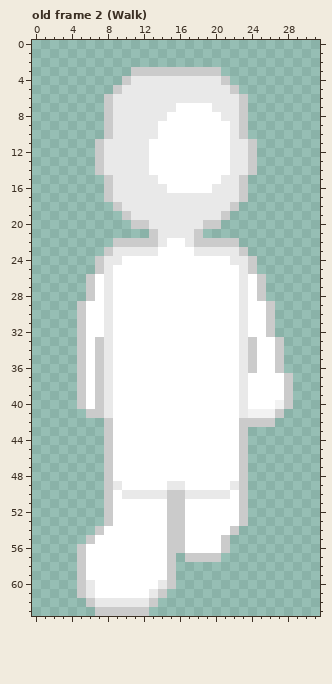
Pixel-art file, stored at Assets/Sprites/Player/Back/Player body.aseprite. Above, as it was before the edit.
32x64 pixels, 4 frames. Colours within 5 levels of each other are drawn and written as one. Shown: old frame 2 (Walk).
After the commit:
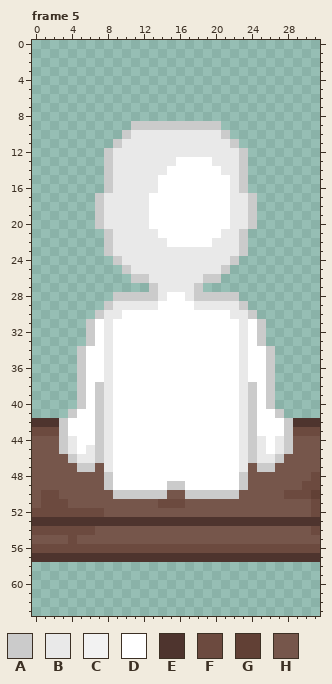
Palette (. is transparent): A #cbcbcb  B #e9e9e9  C #f2f2f2  D #ffffff  E #4e342e  F #6c4a3f  G #614035  H #76564b
A new or re-ordered frame is compared with the old frame closest to it.
Diff:
frames 4 -> 5
layer "Layer 2" added
Changed rows in their new state; - is an unchanged pixel.
Frame 5 is new; against old frame 2 (Walk), layers "Arms", "Layer 1", "Layer 2":
first column x 0:
 3 -----------..........-----------
 4 ----------............----------
 5 ---------..............---------
 6 --------................--------
 7 --------................--------
 8 --------................--------
 9 --------...AAAAAAAAAA...--------
10 --------..A---BBBBBBBA..--------
11 -------..A---BBBBBBBBBA..-------
12 -------.A----BBBBBBBBB-A.-------
13 -------.A----BBB----BB-A.-------
14 -------.A----BB------B-A.-------
15 ---------------------D----------
16 --------------D-----DD----------
17 -------AB----DDDDDDDDD-BA-------
18 -------ABB---DDDDDDDDDBBA-------
19 -------ABBB--DDDDDDDDDBBA-------
20 -------ABBBBBDDDDDDDDDBBA-------
21 --------ABBBBBDDDDDDDBBA--------
22 --------ABBBBB---DDDBBBA--------
23 --------------BBBB--------------
24 -------..ABBBBBBBBBBBBA..-------
25 -------...ABBBBBBBBBBA...-------
26 ------.....AABBBBBBAA.....------
27 ------.......ABBBBA.......------
28 ------...AAAAAB--BAAAAA...------
29 -----...ABBBBB----BBBBBA...-----
30 -----..A-B------------B-A..-----
31 -----.A------------------A.-----
32 -----.A------------------A.-----
33 -----.AD----------------DA..----
34 -------D----------------D-A.----
35 -------D----------------D-A.----
36 -------D----------------D-A.----
37 -------D------------------A..---
38 ------------------------A-A..---
39 ------------------------A-A..---
40 ------------------------A-A..---
41 ----ADD-----------------ADD-----
42 EEEADDDAB--------------B-DDDAEEE
43 FFFADDDAB--------------BADDDAFFF
44 HHHABDDAB--------------BABDBAHHH
45 HHHABDBAB--------------BABDBAHHH
46 HHHHABBAB--------------BABBAHHHH
47 HHHHHAAHB--------------BHAAHHHHH
48 HHHHHHHH----------------HHHHHHHF
49 HHHHHHHH-D-----AA-----D-HHHHHHFF
50 HFFHHHHHHAAAAAAHHAAAAAAHHHHHFFFG
51 HFFFHHHHHHHHHHFFFHHHHHHHHHHHHHHF
52 FFFFFFFFHHHHHHHHHHHHHHHHHHHHHHHF
53 EEEEEEEEEEEEEEEEEEEEEEEEEEEEEEEE
54 FFFFFFFHHHHHHHHHHHHHHHHHHHHHHHHF
55 HHHHFHHHHHHHHHHHHHHHHHHHHHHHHHHH
56 FFFFFFFFFFFFFFFFFFFFFFFFFFFFFFFF
57 EEEEEEEEEEEEEEEEEEEEEEEEEEEEEEEE
58 -----...........----------------
59 -----...........----------------
60 -----...........----------------
61 -----..........-----------------
62 ------........------------------
63 -------......-------------------
Where, in picture pixels (left, top, right, bottom), the same in both pictures:
changed: (32, 67, 320, 616)
